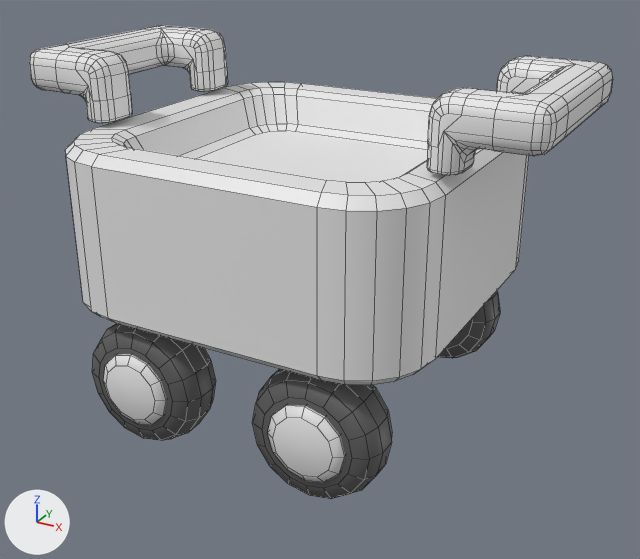
One commit to the FBX model Assets/[Models]/M_CharTable.fbx: the scene before it, then after it.
One viewpoint serves both versions: a 50 mm lens placed at (1.132, -2.0, 1.927), pointed at (0.039, -0.014, 0.934). Arrows for +X, +Y and +Z are at lower left; the lights stay in place. The first picture is the older version. Mesh edges are drawn as thin lines. Where no turn or scale is listed for an object, it has been applied to the vertices.

Objects in the first picture: 'CharTable'.
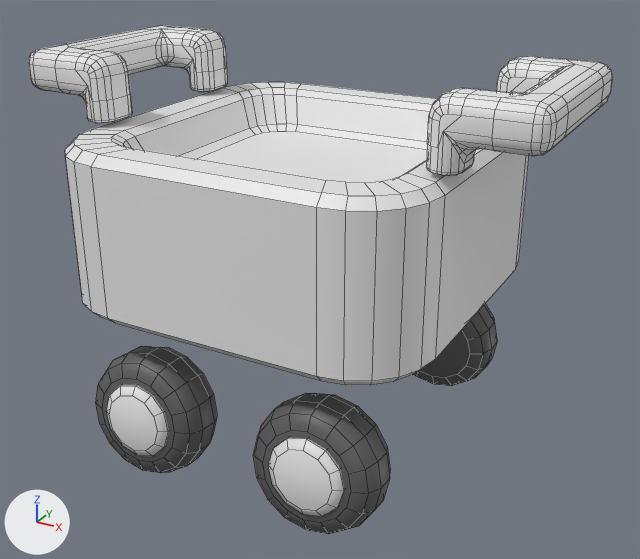
The newer file is also turned or shifted as a whole; pictures and numbers use the older file's frame.

What differs and where, as boxes (x1, y1, x2, y2) in the pictures (640 x 559 px; the box of a moved part takes in the faces that stretch with it):
'CharTable', reshaped (7% taller)
    before: (30, 25, 613, 499)
    after: (29, 25, 612, 534)
part 1 of me_cube_010, moved or reshaped
    before: (438, 291, 500, 358)
    after: (414, 304, 497, 386)
part 2 of me_cube_010, moved or reshaped
    before: (253, 369, 392, 499)
    after: (253, 393, 390, 534)
part 3 of me_cube_010, moved or reshaped
    before: (267, 405, 345, 483)
    after: (268, 438, 344, 517)
part 4 of me_cube_010, moved or reshaped
    before: (103, 355, 167, 425)
    after: (106, 385, 169, 457)
part 5 of me_cube_010, moved or reshaped
    before: (92, 324, 216, 440)
    after: (96, 346, 217, 473)

Edits to the bpy script that builds the scene:
```text
Change me_cube_010:
    used by ob_chartable; location = (0.0, 0.0, 0.561)
    remove me_cube_010.from_pydata(...)  # 1456 vertices, 1306 faces; spans x -0.706..0.706, y -0.5..0.5, z 0.001..0.982
    add me_cube_010.from_pydata(...)  # 1456 vertices, 1306 faces; spans x -0.706..0.706, y -0.503..0.5, z -0.101..0.982
    me_cube_010 part 1: the loose piece of 96 vertices spanning x 0.082..0.43, y 0.322..0.477, z 0.001..0.349 is turned 5 degrees about the x axis through its middle, then moved by (0.0, -0.002, -0.1)
    me_cube_010 part 2: the loose piece of 96 vertices spanning x 0.082..0.43, y -0.477..-0.322, z 0.001..0.349 is turned -5 degrees about the x axis through its middle, then moved by (0.0, -0.002, -0.1)
    me_cube_010 part 3: the loose piece of 36 vertices spanning x 0.152..0.36, y -0.495..-0.359, z 0.071..0.278 is turned -5 degrees about the x axis through its middle, then moved by (0.0, -0.002, -0.098)
    me_cube_010 part 4: the loose piece of 36 vertices spanning x -0.36..-0.152, y -0.495..-0.359, z 0.071..0.278 is turned -5 degrees about the x axis through its middle, then moved by (0.0, -0.002, -0.098)
    me_cube_010 part 5: the loose piece of 96 vertices spanning x -0.43..-0.082, y -0.477..-0.322, z 0.001..0.349 is turned -5 degrees about the x axis through its middle, then moved by (0.0, -0.002, -0.1)
    other edits to the shape of me_cube_010 do not show in these pictures
```
